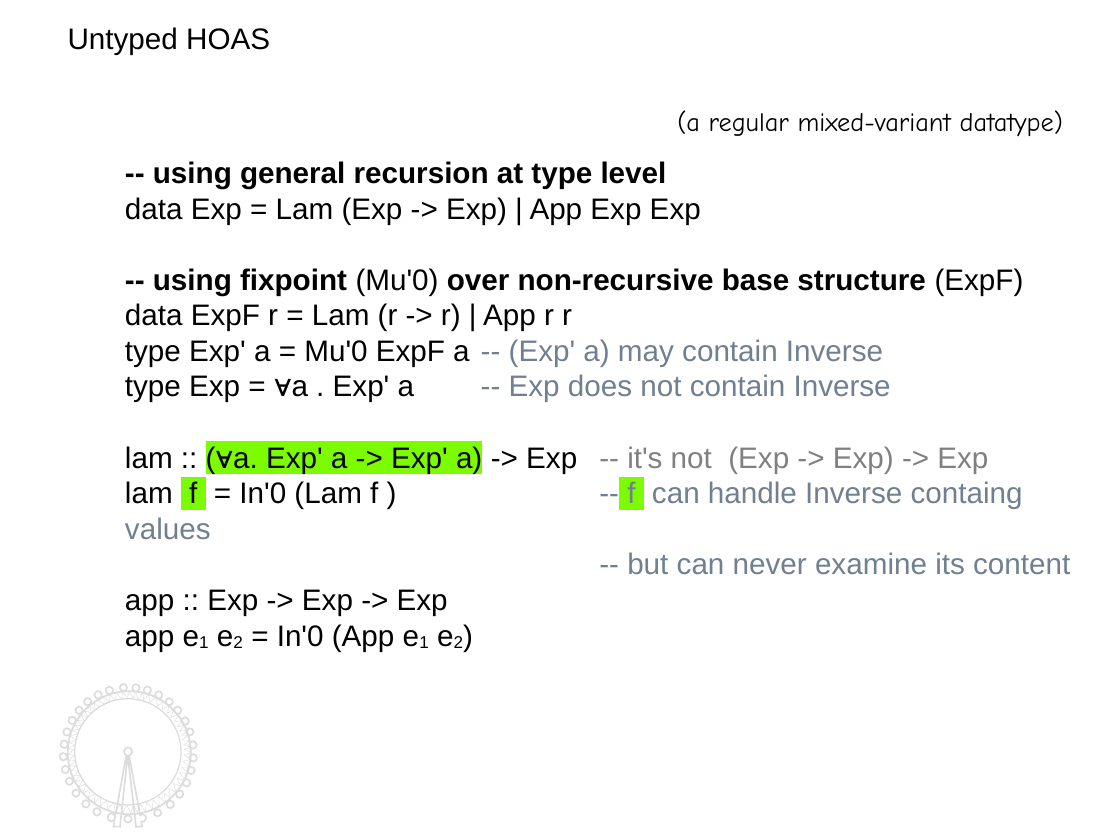
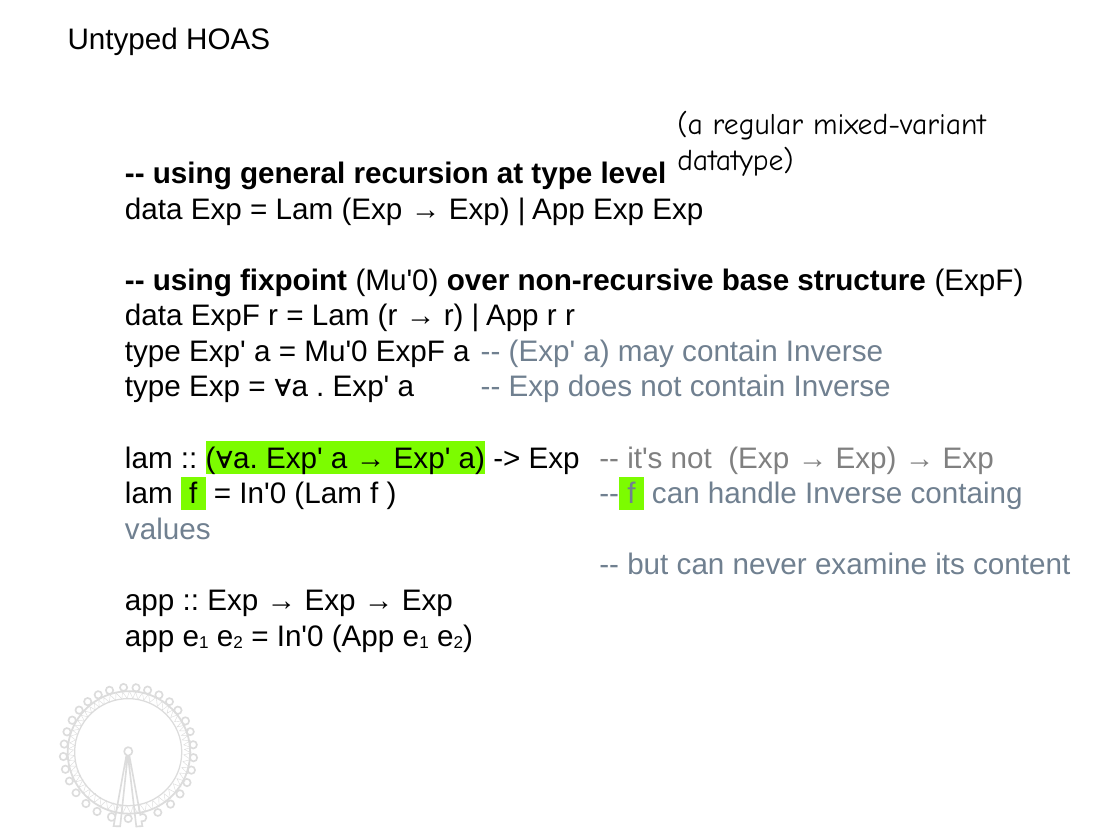
Before and after one commit to kyagrd/nax, a slide deck: slide 9 of trunk/draft/TYPES13/ppt/myslide.odp. Drawn at 1120x840 pixels with LibreOffice and Linux fonts; fonts in the diff are those of the drawing. Boxes give left, top, right and bottom in pixels: in the first picture for what was removed or moved away, otherwise in the second. Text is boxed around its words. In the diff, an @@ line names an element or a change of style, - is before the commit and + after.

```diff
--- a/trunk/draft/TYPES13/ppt/myslide.odp
+++ b/trunk/draft/TYPES13/ppt/myslide.odp
@@ text "(a regular mixed-variant datatype)" at box(677, 111, 986, 176): size 16 to 18 pt @@
@@ text at box(125, 197, 703, 224): text changed @@
-data Exp = Lam (Exp -> Exp) | App Exp Exp
+data Exp = Lam (Exp → Exp) | App Exp Exp
@@ text at box(125, 303, 575, 331): text changed @@
-data ExpF r = Lam (r -> r) | App r r
+data ExpF r = Lam (r → r) | App r r
@@ text at box(125, 446, 994, 473): text changed @@
-lam :: (∀a. Exp' a -> Exp' a) -> Exp -- it's not (Exp -> Exp) -> Exp
+lam :: (∀a. Exp' a → Exp' a) -> Exp -- it's not (Exp → Exp) → Exp
@@ text at box(125, 589, 453, 616): text changed @@
-app :: Exp -> Exp -> Exp
+app :: Exp → Exp → Exp
```
Also in this commit, not shown: 12 other slides changed, 4 slides added, 2 slides removed, 2 other files.
